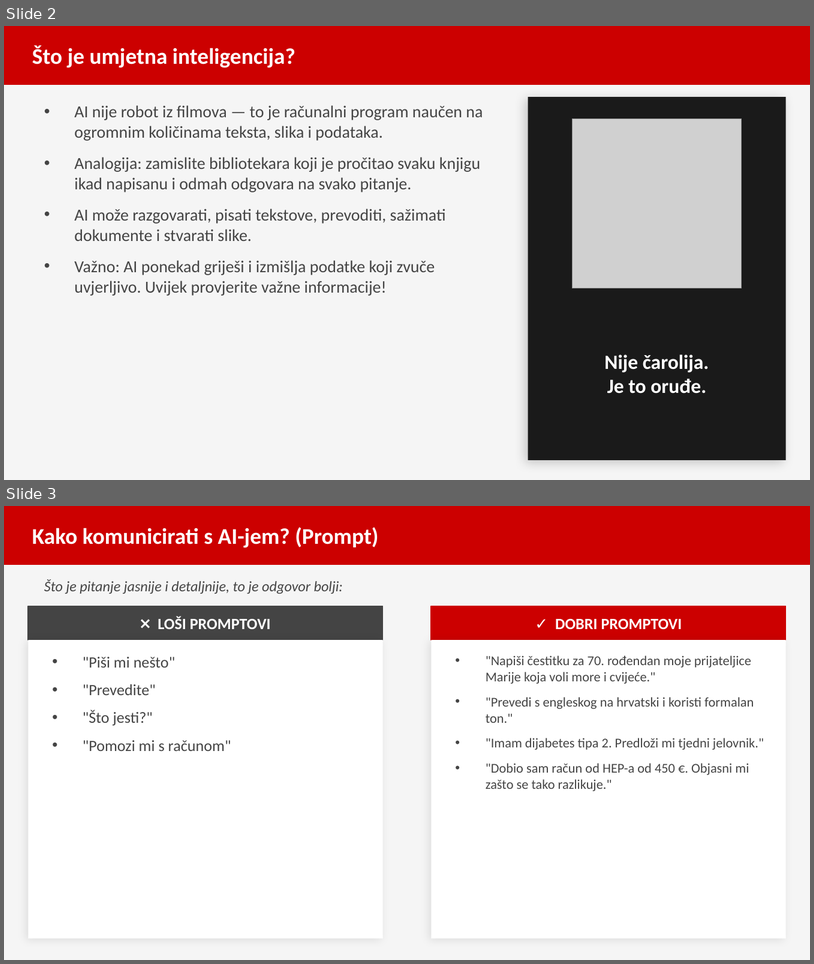
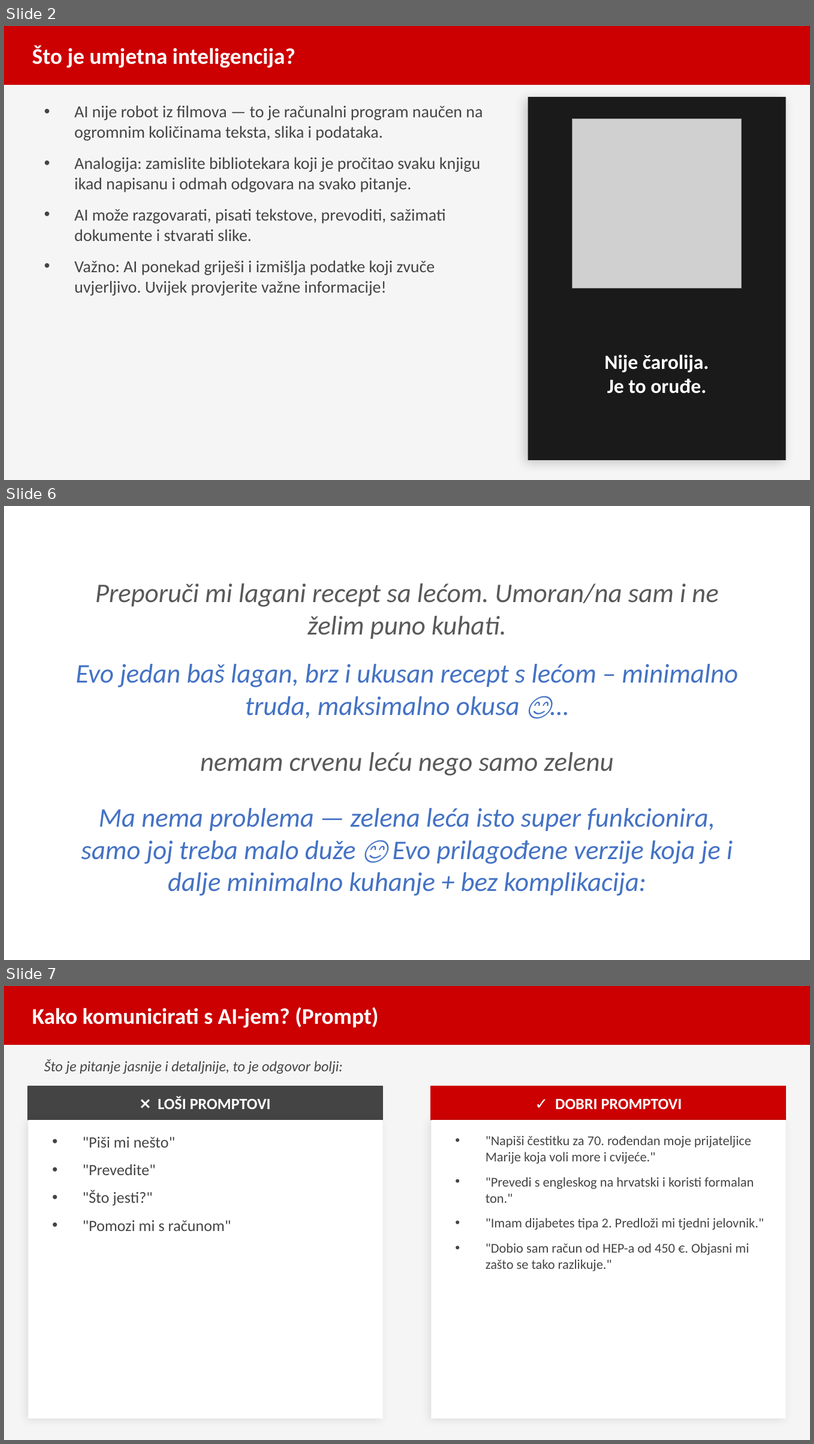
Before and after one commit to brunobilandzic/dipl, a slide deck: praksa/RAST/izradaprezentacije/AI_alati_prezentacija.pptx. Shown one above the other, each under a label of ours: slides 2 and 3 before the commit, slides 2, 6 and 7 after it; the slides between them are not shown. The pictures are 814x964 and 814x1444 pixels, drawn with LibreOffice and Linux fonts; fonts in the diff are those of the drawing; grey boxes stand for pictures. Boxes give left, top, right and bottom in pixels: in the first picture for what was removed or moved away, otherwise in the second. Text is boxed around its words. In the diff, an @@ line names an element or a change of style, - is before the commit and + after.

```diff
--- a/praksa/RAST/izradaprezentacije/AI_alati_prezentacija.pptx
+++ b/praksa/RAST/izradaprezentacije/AI_alati_prezentacija.pptx
@@ slide 6 added at (4,506,810,960), background #FFFFFF @@
@@ text added at (95,583,719,639), 24 pt, text #595959, italic @@
+Preporuči mi lagani recept sa lećom. Umoran/na sam i ne želim puno kuhati.
@@ text added at (76,664,738,718), 24 pt, text #4472C4, italic @@
+Evo jedan baš lagan, brz i ukusan recept s lećom – minimalno truda, maksimalno okusa 😊…
@@ text added at (200,752,614,775), 24 pt, text #595959, italic @@
+nemam crvenu leću nego samo zelenu
@@ text added at (81,808,733,895), 24 pt, text #4472C4, italic @@
+Ma nema problema — zelena leća isto super funkcionira, samo joj treba malo duže 😊 Evo prilagođene verzije koja je i dalje minimalno kuhanje + bez komplikacija:
@@ what was slide 3 is now slide 7 @@
```
Also in this commit, not shown: 3 other slides added, 29 other files.
